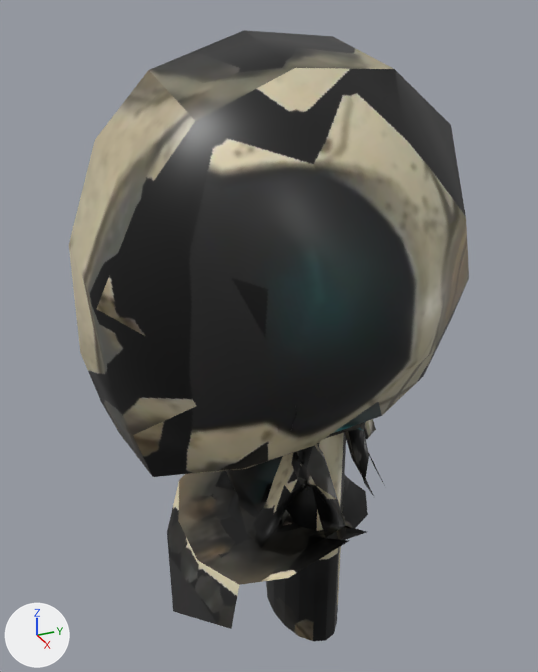
Two versions of the glTF model pi-nebula/assets/crew/head_androidOld.glb, one commit apart.
Before and after are seen from a 50 mm camera at (0.366, -0.155, 1.816) aimed at (-0.014, 0.016, 1.626). Arrows for +X, +Y and +Z are at lower left; the lights stay in place. The first picture is the older version. Vertices at exactly the same position are counted once.

Names of what the first picture shows: 'head_androidOld'.
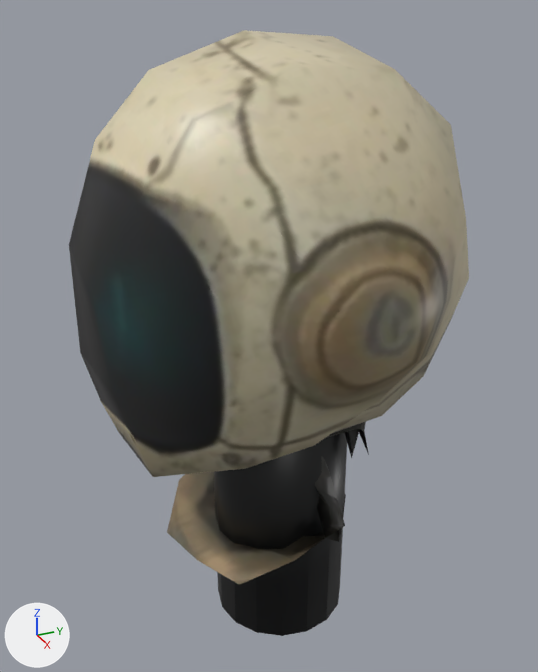
Commit message: Four androids' collars stay with the body where the head meets it

Pixel boxes [x1, y1, x2, y2] of what changed, in the pictures (538 x 672 px):
'head_androidOld', reshaped: before [69, 30, 469, 641]; after [69, 30, 469, 636]
part 1 of me_head_androidold, added: after [214, 433, 347, 636]
part 2 of me_head_androidold, deleted: before [266, 433, 346, 641]
part 3 of me_head_androidold, deleted: before [167, 419, 385, 629]
part 4 of me_head_androidold, surface changed (black to beige): [69, 30, 469, 585] in both

Diff of the bpy script that builds the scene:
```diff
--- a/pi-nebula/assets/crew/head_androidOld.glb.py
+++ b/pi-nebula/assets/crew/head_androidOld.glb.py
@@ me_head_androidold @@
 # used by ob_head_androidold; location = (0.0, 0.0, 0.0)
-me_head_androidold.from_pydata(...)  # 747 vertices, 1227 faces; spans x -0.115..0.104, y -0.097..0.126, z 1.416..1.8
+me_head_androidold.from_pydata(...)  # 399 vertices, 744 faces; spans x -0.115..0.104, y -0.097..0.126, z 1.437..1.8
+# me_head_androidold part 1: a new loose piece, a 16-sided cylinder along z spanning x -0.043..0.043, y -0.025..0.061, z 1.437..1.611, in mat_head_androidold (picture img_head_androidold)
+# me_head_androidold part 2: the loose piece of 32 vertices spanning x -0.038..0.038, y 0.013..0.056, z 1.416..1.611 is deleted
+# me_head_androidold part 3
+# 290 vertices are removed from x -0.067..0.076, y -0.065..0.077, z 1.466..1.582
+# 423 faces are deleted
+# me_head_androidold part 4: 682 kept faces spanning x -0.115..0.104, y -0.097..0.126, z 1.487..1.8 get new texture (UV) coordinates
+# other edits to the shape of me_head_androidold do not show in these pictures
 me_head_androidold.materials.append(mat_head_androidold)
```
